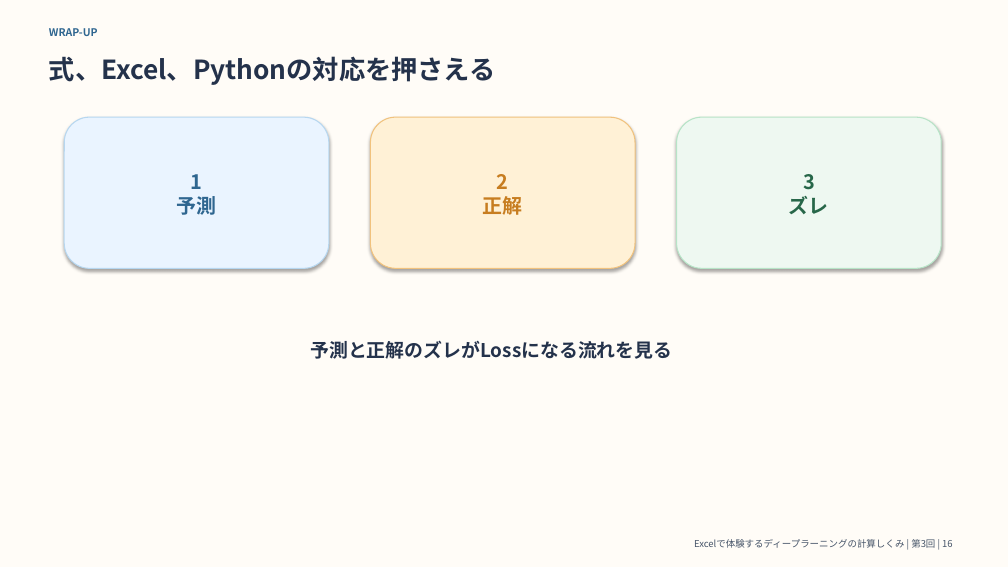
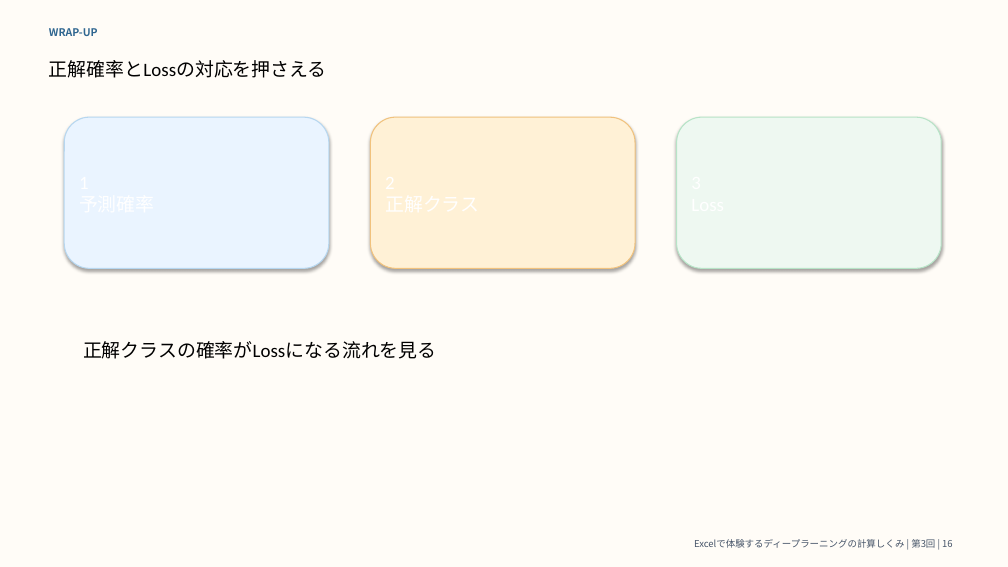
Before and after one commit to KanameShiga-dev/excel-deep-learning-calculation-demo, a slide deck: slide 16 of 03_loss_functions/excel_loss_functions_slides.pptx. Drawn at 1008x567 pixels with LibreOffice and Linux fonts; fonts in the diff are those of the drawing. Boxes give left, top, right and bottom in pixels: in the first picture for what was removed or moved away, otherwise in the second. Text is boxed around its words. In the diff, an @@ line names an element or a change of style, - is before the commit and + after.

```diff
--- a/03_loss_functions/excel_loss_functions_slides.pptx
+++ b/03_loss_functions/excel_loss_functions_slides.pptx
@@ text at [49,60,327,78]: text changed; size 25 to 18 pt; font Noto Sans CJK JP to Calibri; text colour #24324B to #000000; bold off @@
-式、Excel、Pythonの対応を押さえる
+正解確率とLossの対応を押さえる
@@ text in rounded rectangle at [177,174,217,215]: text removed @@
-1
-予測
@@ text in rounded rectangle at [483,174,523,215]: text removed @@
-2
-正解
@@ text in rounded rectangle at [789,174,829,214]: text removed @@
-3
-ズレ
@@ text at [83,341,437,359]: text changed; font Noto Sans CJK JP to Calibri; text colour #24324B to #000000; bold off @@
-予測と正解のズレがLossになる流れを見る
+正解クラスの確率がLossになる流れを見る
```
Also in this commit, not shown: 13 other slides changed, 31 other files.
